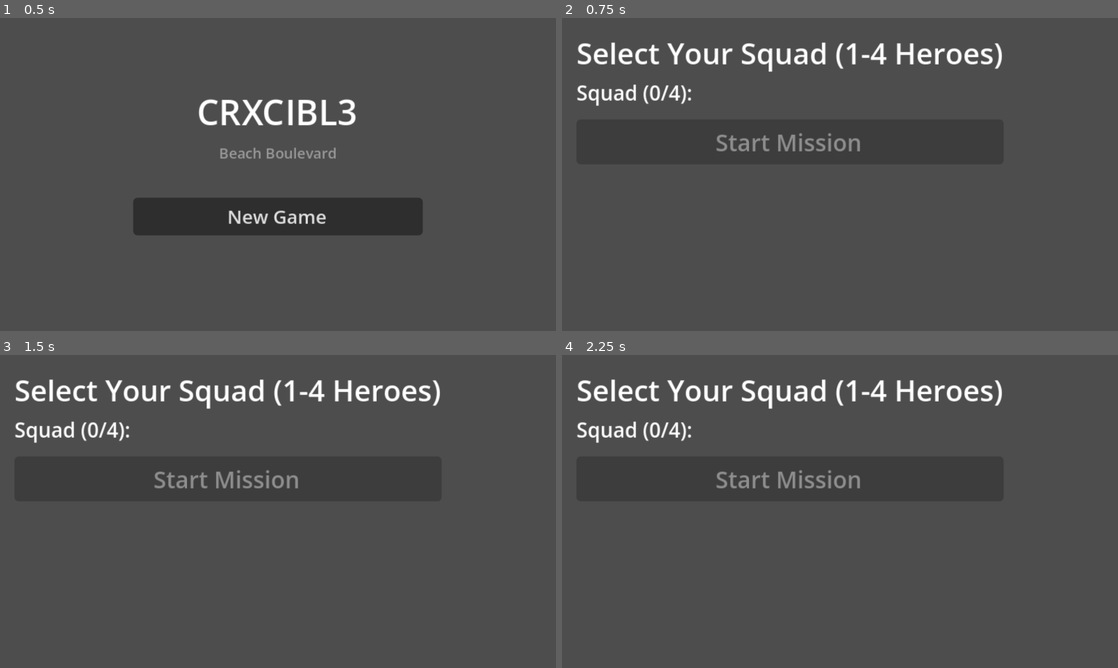
Above: before the commit, frames 1-4 (two rows, left to right).
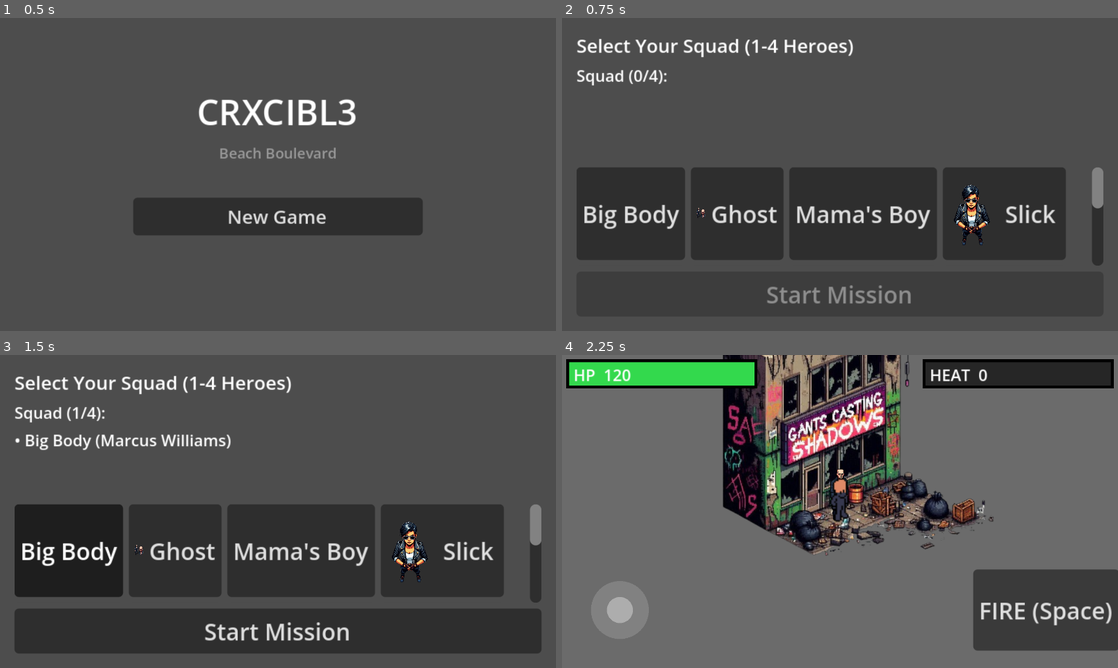
Above: after the commit, the same moments.

Repository: zowskyy/crxcibl3
Game: Godot game, scene res://scenes/MainMenu.tscn
Same seed, same stepped clock (60 frames per second), same inputs: the game is played once before the commit and once after it.
Inputs (mouse positions are in pixels of both pictures, inside the frame that each line leads up to):
- Up to frame 1 (0.5 s): no input
- Up to frame 2 (0.75 s): click "New Game" at 0.5 s
- Up to frame 3 (1.5 s): click "Big Body" at 1.25 s
- Up to frame 4 (2.25 s): click (840, 630) at 2 s, where only the run after the commit has a clickable "Start Mission"

Frame 1 is identical in both runs. In frame 2, 30% of the frame differs, in the area x 2-98%, y 6-92%; in frame 3, 43%; in frame 4, 91%, in the area x 0-100%, y 0-100%.

Commit message:
chore: land animation pipeline assets + CREDITS.md, Godot 4.4 UID cache files
Sprite sheets and hero portraits from the recolor pipeline (intellikat's
CC0 isometric character template) plus the .gd.uid files Godot 4.4+
generates alongside every script -- both were sitting uncommitted from
the prior animation-pipeline session. Also picks up HeroFactory.gd/
HeroSelectionUI.gd/.tscn edits and export_presets.cfg/icon.svg.import
regenerated by the same import pass.

Co-Authored-By: Claude Sonnet 5 <noreply@anthropic.com>

Diff:
--- a/godot/autoload/HeroFactory.gd
+++ b/godot/autoload/HeroFactory.gd
@@ -13,7 +13,7 @@
 const PLAYER_SCRIPT := preload("res://scenes/Player.gd")
 
 
-func spawn_player(variant_id: String, spawn_pos: Vector2, parent: Node) -> CharacterBody2D:
+func spawn_player(variant_id: String, spawn_pos: Vector2, parent: Node, world_bounds: Rect2 = Rect2()) -> CharacterBody2D:
 	var variant = HeroDefinitions.get_variant(variant_id)
 	if variant == null:
 		push_error("Cannot spawn player: variant '%s' not found" % variant_id)
@@ -32,6 +32,32 @@
 	col.shape = rect
 	player.add_child(col)
 
+	# Static portrait sprite -- named "PlayerSprite" to match Player.gd's fallback
+	# convention (it's hidden automatically once/if animated sheets are found for
+	# this hero_name under res://assets/sprites/heroes/<variant_id>/).
+	var sprite := Sprite2D.new()
+	sprite.name = "PlayerSprite"
+	sprite.position = Vector2(0, -12)
+	var portrait_path := "res://assets/heroes/portraits/%s.png" % variant_id
+	if ResourceLoader.exists(portrait_path):
+		var tex: Texture2D = load(portrait_path)
+		sprite.texture = tex
+		var largest := maxf(tex.get_width(), tex.get_height())
+		if largest > 0.0:
+			sprite.scale = Vector2.ONE * (24.0 / largest)
+	player.add_child(sprite)
+
+	# Camera follows whichever hero is actually spawned (previously a separate
+	# baked Player node in TestRoom.tscn carried the camera, which meant the
+	# selected hero was invisible and you always saw that node's placeholder art).
+	var cam := Camera2D.new()
+	if world_bounds.size != Vector2.ZERO:
+		cam.limit_left = int(world_bounds.position.x)
+		cam.limit_top = int(world_bounds.position.y)
+		cam.limit_right = int(world_bounds.end.x)
+		cam.limit_bottom = int(world_bounds.end.y)
+	player.add_child(cam)
+
 	# Set hero identity and stats before _ready() runs
 	player.hero_name = variant.variant_id
 	player.health = variant.health
--- a/godot/scenes/HeroSelectionUI.gd
+++ b/godot/scenes/HeroSelectionUI.gd
@@ -30,15 +30,22 @@
 
 		var button: Button = HERO_BUTTON_SCENE.instantiate()
 		button.text = variant.name
-		button.custom_minimum_size = Vector2(80, 80)
+		button.custom_minimum_size = Vector2(64, 64)
+		button.add_to_group(variant_id)
 		button.toggled.connect(func(pressed: bool): _on_hero_toggled(variant_id, pressed))
 
-		# Placeholder: color by archetype (will use portrait images later)
-		match variant.archetype:
-			"enforcer": button.modulate = Color.RED
-			"wheelman": button.modulate = Color.BLUE
-			"hacker": button.modulate = Color.YELLOW
-			"street_rat": button.modulate = Color.GREEN
+		var portrait_path := "res://assets/heroes/portraits/%s.png" % variant_id
+		if ResourceLoader.exists(portrait_path):
+			button.icon = load(portrait_path)
+			button.expand_icon = true
+		else:
+			# No portrait shipped for this variant yet — fall back to an
+			# archetype color swatch so the slot is still visibly distinct.
+			match variant.archetype:
+				"enforcer": button.modulate = Color.RED
+				"wheelman": button.modulate = Color.BLUE
+				"hacker": button.modulate = Color.YELLOW
+				"street_rat": button.modulate = Color.GREEN
 
 		hero_grid.add_child(button)
 
--- a/godot/scenes/HeroSelectionUI.tscn
+++ b/godot/scenes/HeroSelectionUI.tscn
@@ -4,18 +4,16 @@
 
 [node name="HeroSelectionUI" type="Control"]
 layout_mode=3
-anchors_left=0.0
-anchors_top=0.0
-anchors_right=1.0
-anchors_bottom=1.0
+anchors_preset=15
+anchor_right=1.0
+anchor_bottom=1.0
 script=ExtResource("1_7h8x2")
 
 [node name="VBoxContainer" type="VBoxContainer" parent="."]
 layout_mode=1
-anchors_left=0.0
-anchors_top=0.0
-anchors_right=1.0
-anchors_bottom=1.0
+anchors_preset=15
+anchor_right=1.0
+anchor_bottom=1.0
 offset_left=10.0
 offset_top=10.0
 offset_right=-10.0
@@ -24,13 +22,13 @@
 [node name="TitleLabel" type="Label" parent="VBoxContainer"]
 layout_mode=2
 text="Select Your Squad (1-4 Heroes)"
-theme_override_font_sizes/font_size=20
+theme_override_font_sizes/font_size=13
 
 [node name="SquadLabel" type="Label" parent="VBoxContainer"]
 layout_mode=2
 size_flags_vertical=2
 text="Squad (0/4):"
-theme_override_font_sizes/font_size=14
+theme_override_font_sizes/font_size=11
 
 [node name="ScrollContainer" type="ScrollContainer" parent="VBoxContainer"]
 layout_mode=2
Not shown, added: godot/assets/buildings/apartment_tower.png.import
Not shown, added: godot/assets/buildings/arcade.png.import
Not shown, added: godot/assets/buildings/chainlink_fence.png.import
Not shown, added: godot/assets/buildings/liquor_store.png.import
Not shown, added: godot/assets/heroes/hero_enforcer_ghost.png.import
Binary file added: godot/assets/heroes/portraits/enforcer_big_body.png
Not shown, added: godot/assets/heroes/portraits/enforcer_big_body.png.import
Binary file added: godot/assets/heroes/portraits/enforcer_ghost.png
Not shown, added: godot/assets/heroes/portraits/enforcer_ghost.png.import
Binary file added: godot/assets/heroes/portraits/enforcer_mamas_boy.png
Not shown, added: godot/assets/heroes/portraits/enforcer_mamas_boy.png.import
Binary file added: godot/assets/heroes/portraits/hacker_byte.png
(and 246 more such lines)
